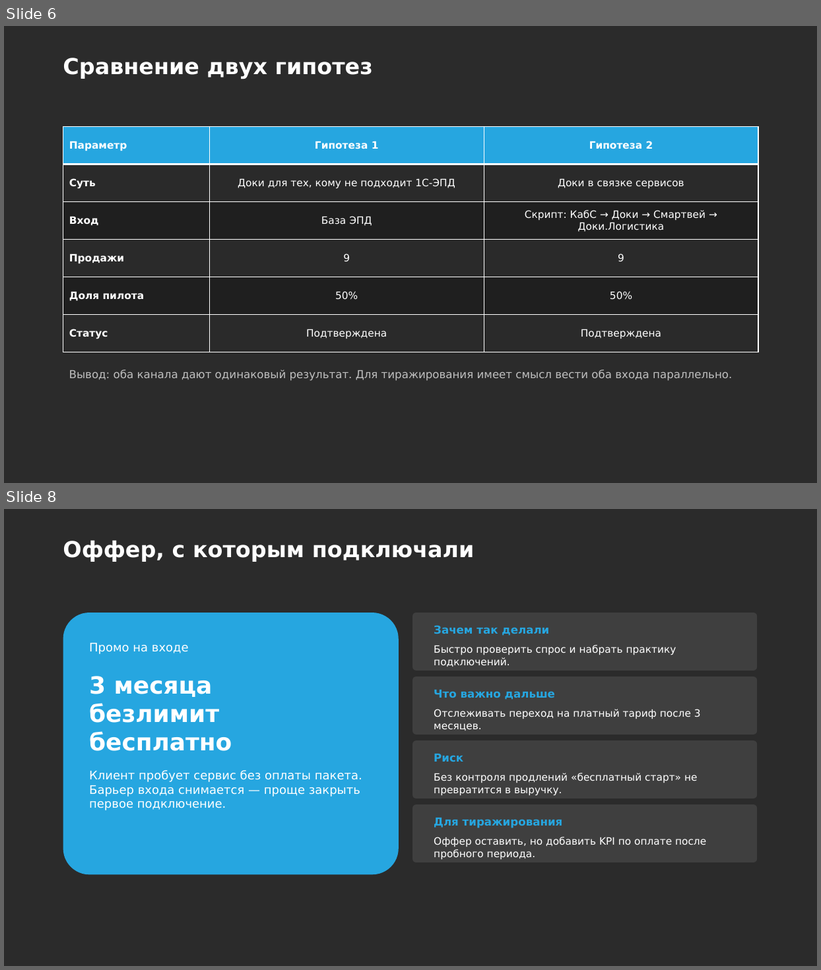
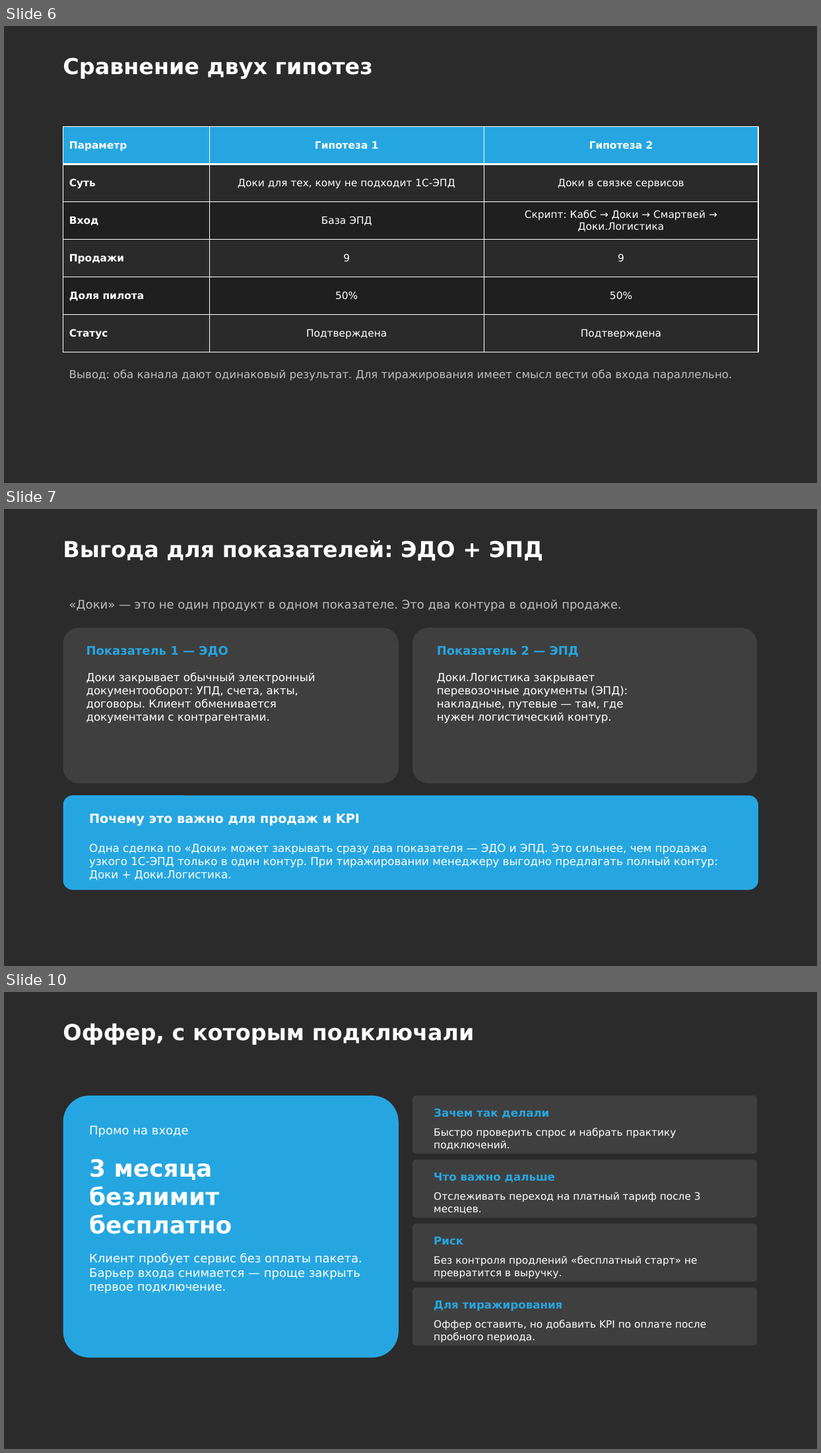
Before and after one commit to daaanilNikonov/for-lisa, a slide deck: presentation/Доки_Аналитика_защита_и_тиражирование.pptx. Shown one above the other, each under a label of ours: slides 6 and 8 before the commit, slides 6, 7 and 10 after it; the slides between them are not shown. The pictures are 821x970 and 821x1453 pixels, drawn with LibreOffice and Linux fonts; fonts in the diff are those of the drawing; background and template pictures are left out; a plain dark background stands for a picture behind light text. Boxes give left, top, right and bottom in pixels: in the first picture for what was removed or moved away, otherwise in the second. Text is boxed around its words. In the diff, an @@ line names an element or a change of style, - is before the commit and + after.

```diff
--- a/presentation/Доки_Аналитика_защита_и_тиражирование.pptx
+++ b/presentation/Доки_Аналитика_защита_и_тиражирование.pptx
@@ slide 7 added at box(4, 509, 817, 966), background picture (left out) @@
@@ title added at box(63, 540, 543, 561), 26 pt, text #FFFFFF, bold @@
+Выгода для показателей: ЭДО + ЭПД
@@ text added at box(69, 599, 622, 611), 14 pt, text #BFBFBF @@
+«Доки» — это не один продукт в одном показателе. Это два контура в одной продаже.
@@ rounded rectangle added at box(63, 628, 399, 784), fill #3F3F3F @@
@@ text added at box(86, 646, 228, 657), 14 pt, text #26A6E0, bold @@
+Показатель 1 — ЭДО
@@ rounded rectangle added at box(413, 628, 757, 784), fill #3F3F3F @@
@@ text added at box(437, 646, 579, 657), 14 pt, text #26A6E0, bold @@
+Показатель 2 — ЭПД
@@ text added at box(86, 673, 316, 723), 13 pt, text #FFFFFF @@
+Доки закрывает обычный электронный
+документооборот: УПД, счета, акты,
+договоры. Клиент обменивается
+документами с контрагентами.
@@ text added at box(437, 673, 628, 723), 13 pt, text #FFFFFF @@
+Доки.Логистика закрывает
+перевозочные документы (ЭПД):
+накладные, путевые — там, где
+нужен логистический контур.
@@ rounded rectangle added at box(63, 795, 758, 890), fill #26A6E0 @@
@@ text added at box(89, 814, 360, 826), 15 pt, text #FFFFFF, bold @@
+Почему это важно для продаж и KPI
@@ text added at box(89, 844, 718, 881), 13 pt, text #FFFFFF @@
+Одна сделка по «Доки» может закрывать сразу два показателя — ЭДО и ЭПД. Это сильнее, чем продажа узкого 1С-ЭПД только в один контур. При тиражировании менеджеру выгодно предлагать полный контур: Доки + Доки.Логистика.
@@ what was slide 8 is now slide 10 @@
```
Also in this commit, not shown: 9 slides changed, 1 other slide added, 1 other file.
